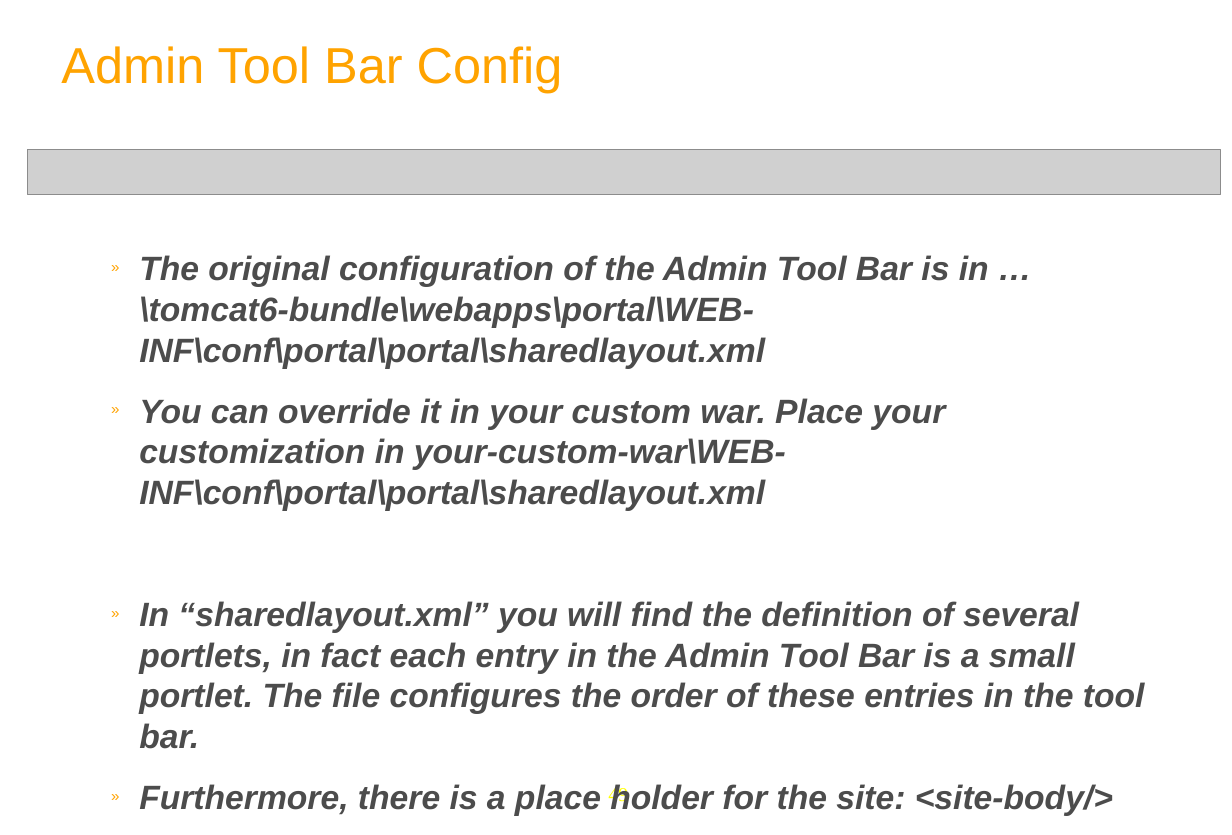
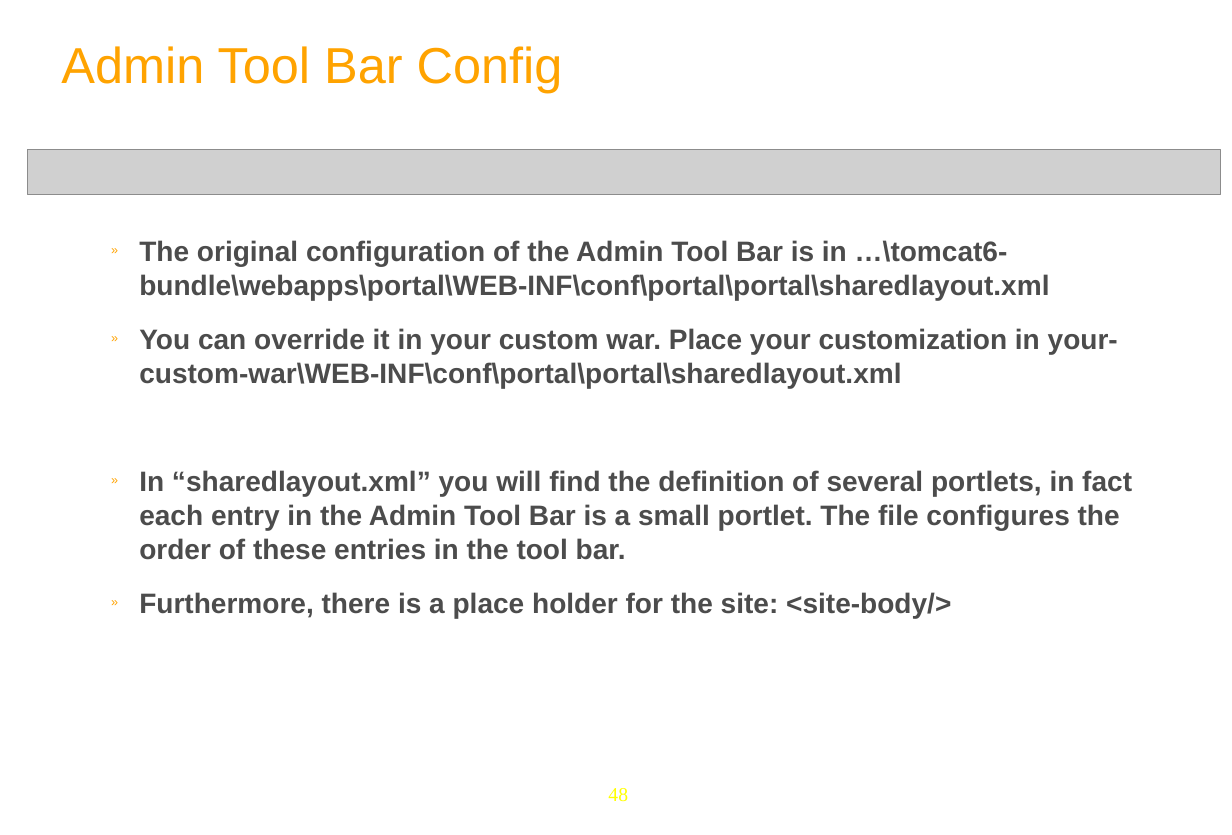
Before and after one commit to anhvurz90/training, a slide deck: slide 48 of exo-developer/210-configuration/slides/210-Portal-configuration-XDev-en.ppt (slide 49 before the commit). Drawn at 1232x835 pixels with LibreOffice and Linux fonts; fonts in the diff are those of the drawing; grey boxes stand for pictures; background and template pictures are left out. Boxes give left, top, right and bottom in pixels: in the first picture for what was removed or moved away, otherwise in the second. Text is boxed around its words. In the diff, an @@ line names an element or a change of style, - is before the commit and + after.

```diff
--- a/exo-developer/210-configuration/slides/210-Portal-configuration-XDev-en.ppt
+++ b/exo-developer/210-configuration/slides/210-Portal-configuration-XDev-en.ppt
@@ text "The original configuration of the ..." at <box>139,240,1132,618</box>: size 24 to 20 pt, italic off @@
@@ page number at <box>608,788,628,802</box>: text changed @@
-49
+48
```
Also in this commit, not shown: 1 slide removed, 2 other files.
